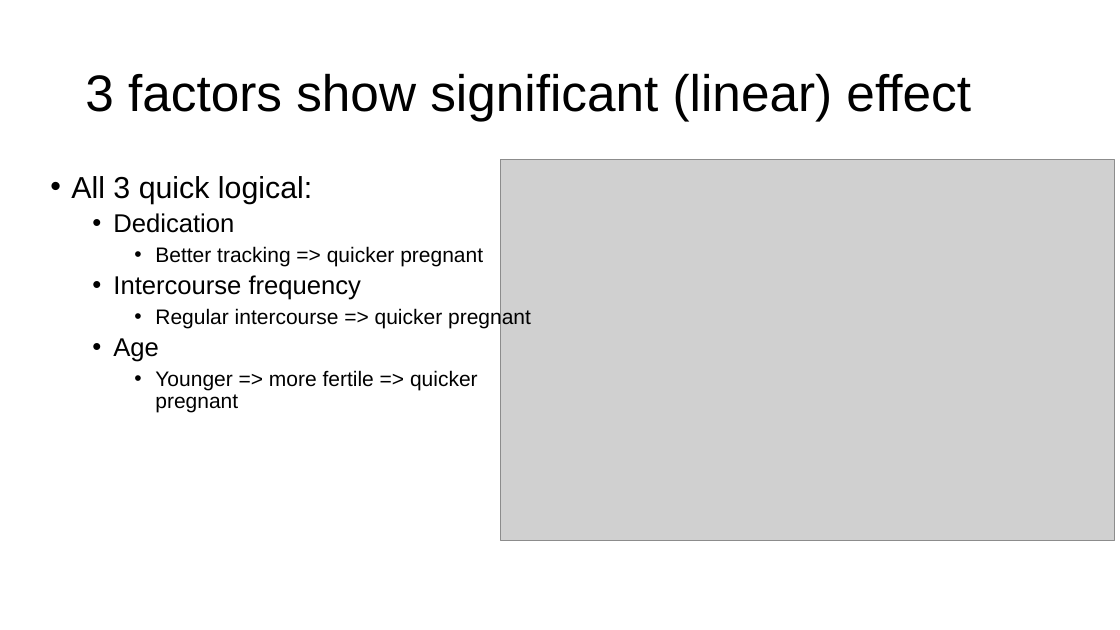
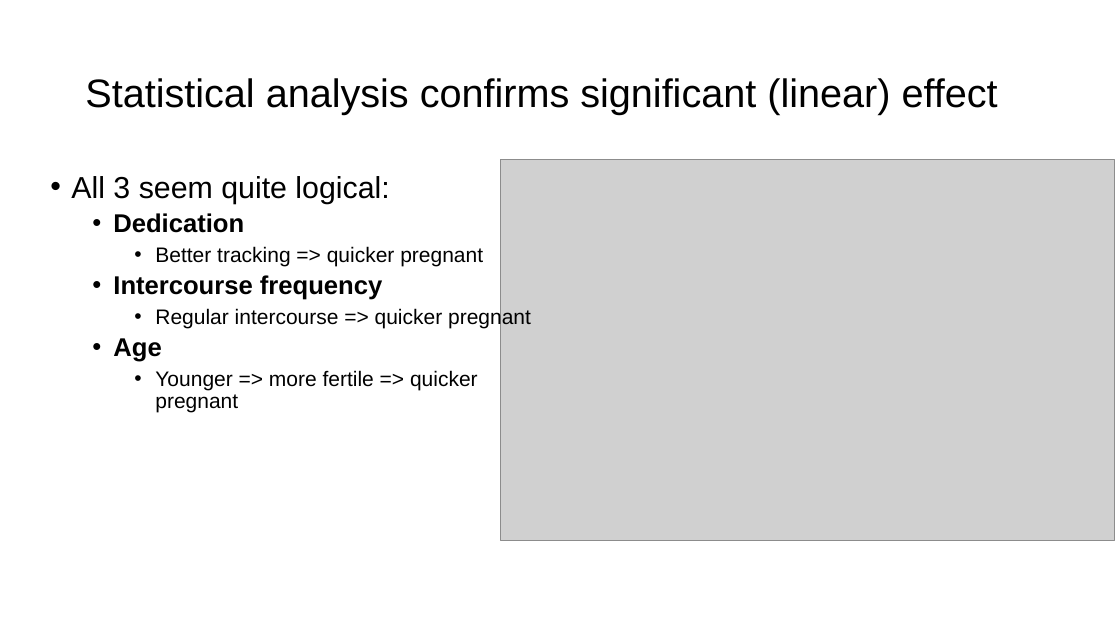
Before and after one commit to JeroenBuil/natural-cycles-assignment, a slide deck: slide 16 of reports/Natural Cycles - Assignment Report - Jeroen Buil.pptx. Drawn at 1120x630 pixels with LibreOffice and Linux fonts; fonts in the diff are those of the drawing; grey boxes stand for pictures. Boxes give left, top, right and bottom in pixels: in the first picture for what was removed or moved away, otherwise in the second. Text is boxed around its words. In the diff, an @@ line names an element or a change of style, - is before the commit and + after.

```diff
--- a/reports/Natural Cycles - Assignment Report - Jeroen Buil.pptx
+++ b/reports/Natural Cycles - Assignment Report - Jeroen Buil.pptx
@@ title at (85,78,998,114): text changed; size 44 to 34 pt @@
-3 factors show significant (linear) effect
+Statistical analysis confirms significant (linear) effect
@@ text at (71,176,389,204): text changed @@
-• All 3 quick logical:
+• All 3 seem quite logical:
@@ text at (113,213,382,362): bold on in "Dedication", "Intercourse frequency", "Age" @@
```
Also in this commit, not shown: 6 other slides changed, 4 slides added, 1 slide removed, 19 other files.
